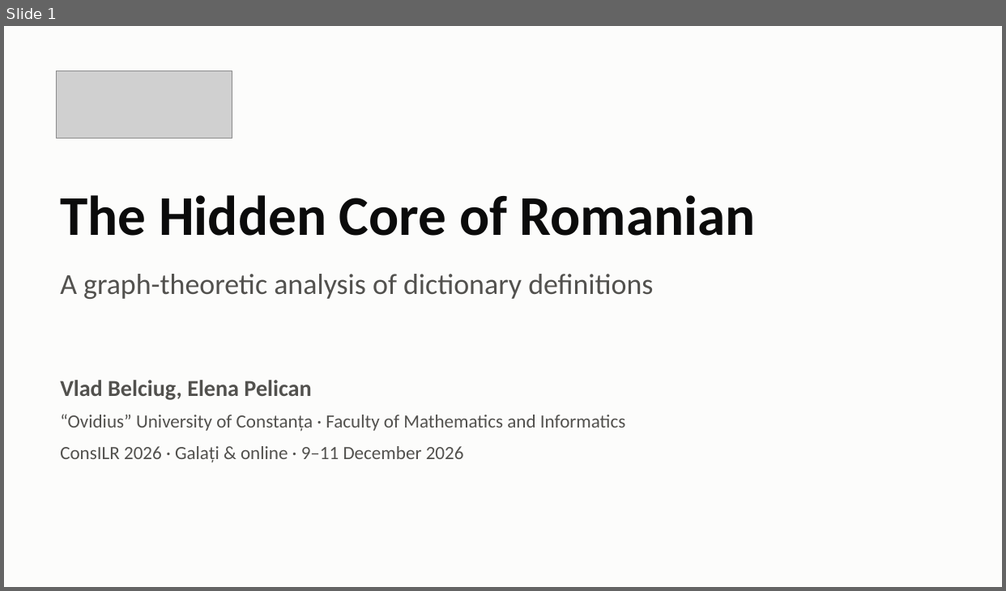
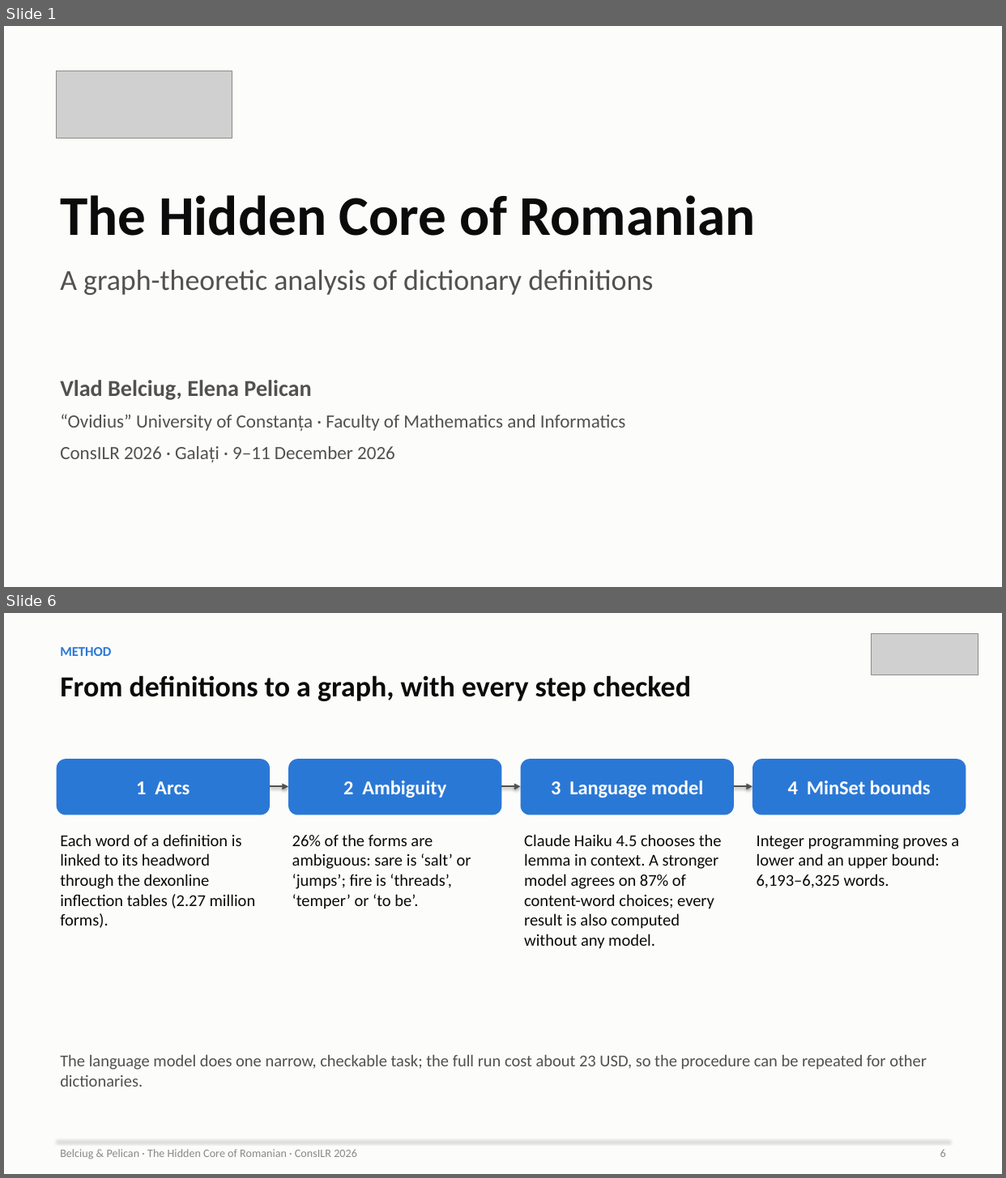
Before and after one commit to ovladon/hidden-core-romanian, a slide deck: slides/HiddenCore_ConsILR2026.pptx. Shown one above the other, each under a label of ours: slide 1 before the commit, slides 1 and 6 after it; the slides between them are not shown. The pictures are 1006x591 and 1006x1178 pixels, drawn with LibreOffice and Linux fonts; fonts in the diff are those of the drawing; grey boxes stand for pictures. Boxes give left, top, right and bottom in pixels: in the first picture for what was removed or moved away, otherwise in the second. Text is boxed around its words. In the diff, an @@ line names an element or a change of style, - is before the commit and + after.

```diff
--- a/slides/HiddenCore_ConsILR2026.pptx
+++ b/slides/HiddenCore_ConsILR2026.pptx
@@ slide 6 added at (x1=4, y1=613, x2=1002, y2=1174), background #FCFCFB @@
@@ picture added at (x1=871, y1=634, x2=978, y2=675) @@
@@ text added at (x1=60, y1=647, x2=111, y2=656), 13 pt, text #2A78D6, bold @@
+METHOD
@@ text added at (x1=60, y1=675, x2=691, y2=701), 28 pt, text #0B0B0B, bold @@
+From definitions to a graph, with every step checked
@@ rounded rectangle added at (x1=57, y1=759, x2=270, y2=815), fill #2A78D6, 19 pt, text #FCFCFB, bold @@
+1 Arcs
@@ rounded rectangle added at (x1=288, y1=759, x2=502, y2=815), fill #2A78D6, 19 pt, text #FCFCFB, bold @@
+2 Ambiguity
@@ rounded rectangle added at (x1=521, y1=759, x2=734, y2=815), fill #2A78D6, 19 pt, text #FCFCFB, bold @@
+3 Language model
@@ rounded rectangle added at (x1=752, y1=759, x2=966, y2=815), fill #2A78D6, 19 pt, text #FCFCFB, bold @@
+4 MinSet bounds
@@ arrow added from (270, 786) to (288, 786), #52514E 1.5 pt @@
@@ arrow added from (502, 786) to (521, 786), #52514E 1.5 pt @@
@@ arrow added from (734, 786) to (752, 786), #52514E 1.5 pt @@
@@ text added at (x1=60, y1=834, x2=256, y2=928), 16 pt, text #0B0B0B @@
+Each word of a definition is linked to its headword through the dexonline inflection tables (2.27 million forms).
@@ text added at (x1=292, y1=834, x2=471, y2=909), 16 pt, text #0B0B0B @@
+26% of the forms are ambiguous: sare is ‘salt’ or ‘jumps’; fire is ‘threads’, ‘temper’ or ‘to be’.
@@ text added at (x1=524, y1=834, x2=722, y2=949), 16 pt, text #0B0B0B @@
+Claude Haiku 4.5 chooses the lemma in context. A stronger model agrees on 87% of content-word choices; every result is also computed without any model.
@@ text added at (x1=756, y1=835, x2=959, y2=888), 16 pt, text #0B0B0B @@
+Integer programming proves a lower and an upper bound: 6,193–6,325 words.
@@ text added at (x1=60, y1=1054, x2=927, y2=1087), 16 pt, text #52514E @@
+The language model does one narrow, checkable task; the full run cost about 23 USD, so the procedure can be repeated for other dictionaries.
@@ line added from (57, 1141) to (949, 1141), #E6E5E1 0.75 pt @@
@@ text added at (x1=60, y1=1149, x2=357, y2=1160), 11 pt, text #8A8984 @@
+Belciug & Pelican · The Hidden Core of Romanian · ConsILR 2026
@@ text added at (x1=940, y1=1149, x2=946, y2=1157), 11 pt, text #8A8984 @@
+6
@@ slide 1 changed as well @@
@@ text "A graph-theoretic analysis of dictionary ..." moved from (x1=60, y1=274, x2=653, y2=299) to (x1=60, y1=270, x2=653, y2=295) @@
@@ text at (x1=60, y1=446, x2=395, y2=463): text changed @@
-ConsILR 2026 · Galați & online · 9–11 December 2026
+ConsILR 2026 · Galați · 9–11 December 2026
```
Also in this commit, not shown: 10 other slides changed, 9 other slides added, 4 slides removed, 2 other files.
